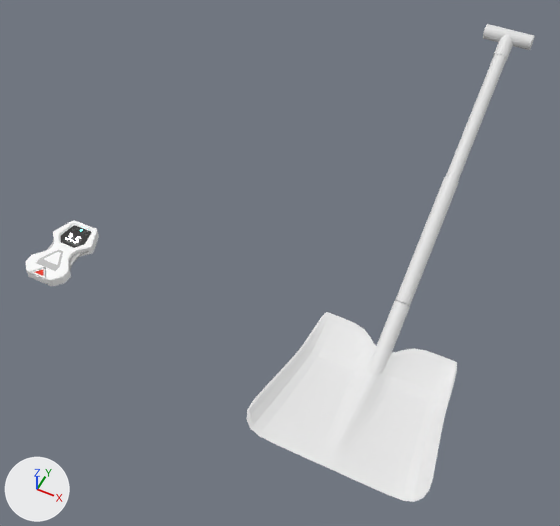
What one commit did to the Blender file CS6360_final_project/AvalanceRescueSimulation/Assets/Meshes/CS6630GP-Tools1.blend.
The view is the same before and after, from a 50 mm camera at (19.2, -16.7, 25.7) aimed at (9.6, 2.5, 1.7). The lights are fixed; the arrows at lower left show +X, +Y and +Z.

Names of what the first picture shows: 'Cube', 'Shovel'.
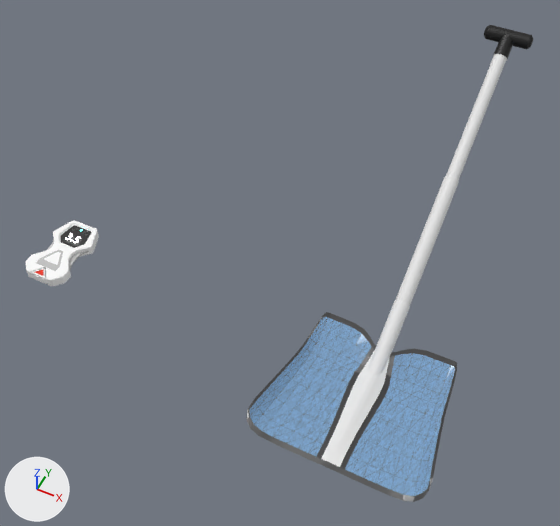
Location of each change, [x1, y1, x2, y2] in pixels of the pictures (560 x 526 px; the box of a moved part takes in the faces that stretch with it):
part 1 of me_plane, moved or reshaped: before [368, 24, 534, 375]; after [360, 25, 534, 382]
part 2 of me_plane, recoloured (white to grey): [246, 312, 457, 502] in both
part 3 of me_plane, recoloured (white to blue): [249, 316, 455, 496] in both
part 4 of me_plane, recoloured: [502, 28, 518, 34] in both

The change, as a diff of the scene's bpy script:
```diff
--- a/CS6360_final_project/AvalanceRescueSimulation/Assets/Meshes/CS6630GP-Tools1.blend.py
+++ b/CS6360_final_project/AvalanceRescueSimulation/Assets/Meshes/CS6630GP-Tools1.blend.py
@@ mat_material_008 @@
+mat_material_008 = principled_material('Material.008')
+mat_material_008.base_color = (0.8, 0.8, 0.8)  # white #e7e7e7
@@ mat_material_009 @@
+mat_material_009 = bpy.data.materials.new('Material.009')
+# nodes: BsdfPrincipled, Mapping, Math, Mix, OutputMaterial, TexCoord, TexNoise, Wireframe
+# colours: blue #8ec9ff, dark grey #5c5c5c
@@ mat_s_rim @@
+mat_s_rim = principled_material('s-rim')
+mat_s_rim.base_color = (0.124, 0.124, 0.124)  # dark grey #636363
+mat_s_rim.metallic = 1.0
+mat_s_rim.roughness = 0.3
@@ mat_material_010 @@
+mat_material_010 = principled_material('Material.010')
+mat_material_010.base_color = (0.00349, 0.00349, 0.00349)  # black #0b0b0b
@@ me_plane @@
 # used by ob_shovel; location = (14.92, 0.0, 0.0)
-me_plane.from_pydata(...)  # 1028 vertices, 965 faces; spans x -3.5..3.5, y -4.2..13.7, z -0.1..8.0
+me_plane.from_pydata(...)  # 1087 vertices, 1031 faces; spans x -3.5..3.5, y -4.2..13.7, z -0.1..8.0
+# me_plane part 1: 58 vertices moved from x -1.0..1.0, y -0.1..13.5, z 0.1..7.9 to x -1.0..1.0, y 0.0..13.5, z 0.4..7.9; 236 vertices removed from x -1.0..1.0, y -0.1..13.7, z 0.1..8.0; 295 vertices added at x -1.0..1.0, y 0.0..13.7, z 0.1..8.0
+# me_plane part 2: 140 faces spanning x -3.5..3.5, y -4.2..1.8, z -0.1..0.8 switch from no material to mat_s_rim (dark grey #636363)
+# me_plane part 3: 128 faces spanning x -3.5..3.5, y -4.0..1.5, z 0.0..0.7 switch from no material to mat_material_009
+# me_plane part 4: 14 faces spanning x -0.3..0.3, y 13.3..13.7, z 7.5..8.0 switch from no material to mat_material_010 (black #0b0b0b)
+me_plane.materials.append(mat_material_008)  # white #e7e7e7
```
